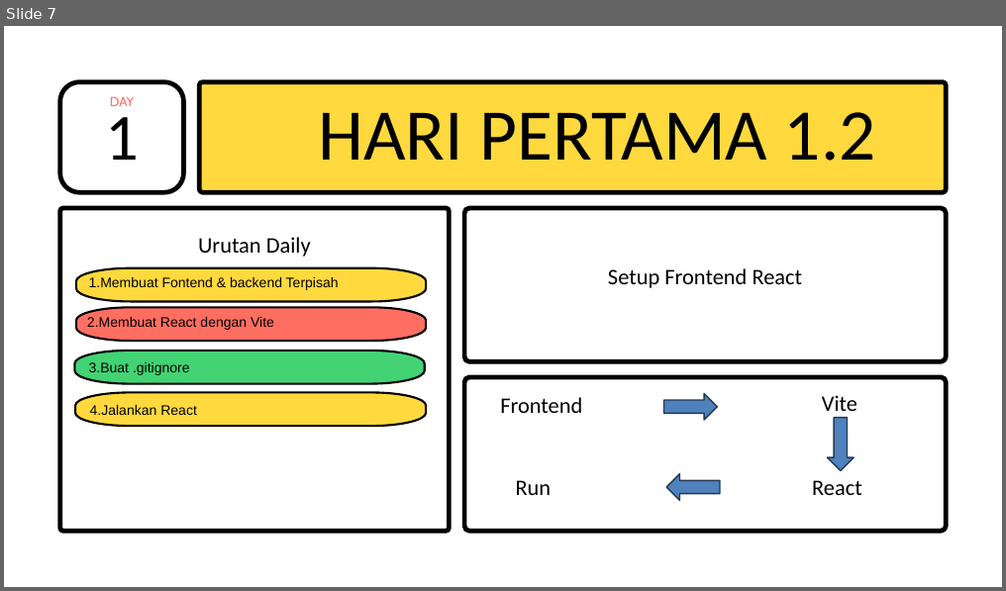
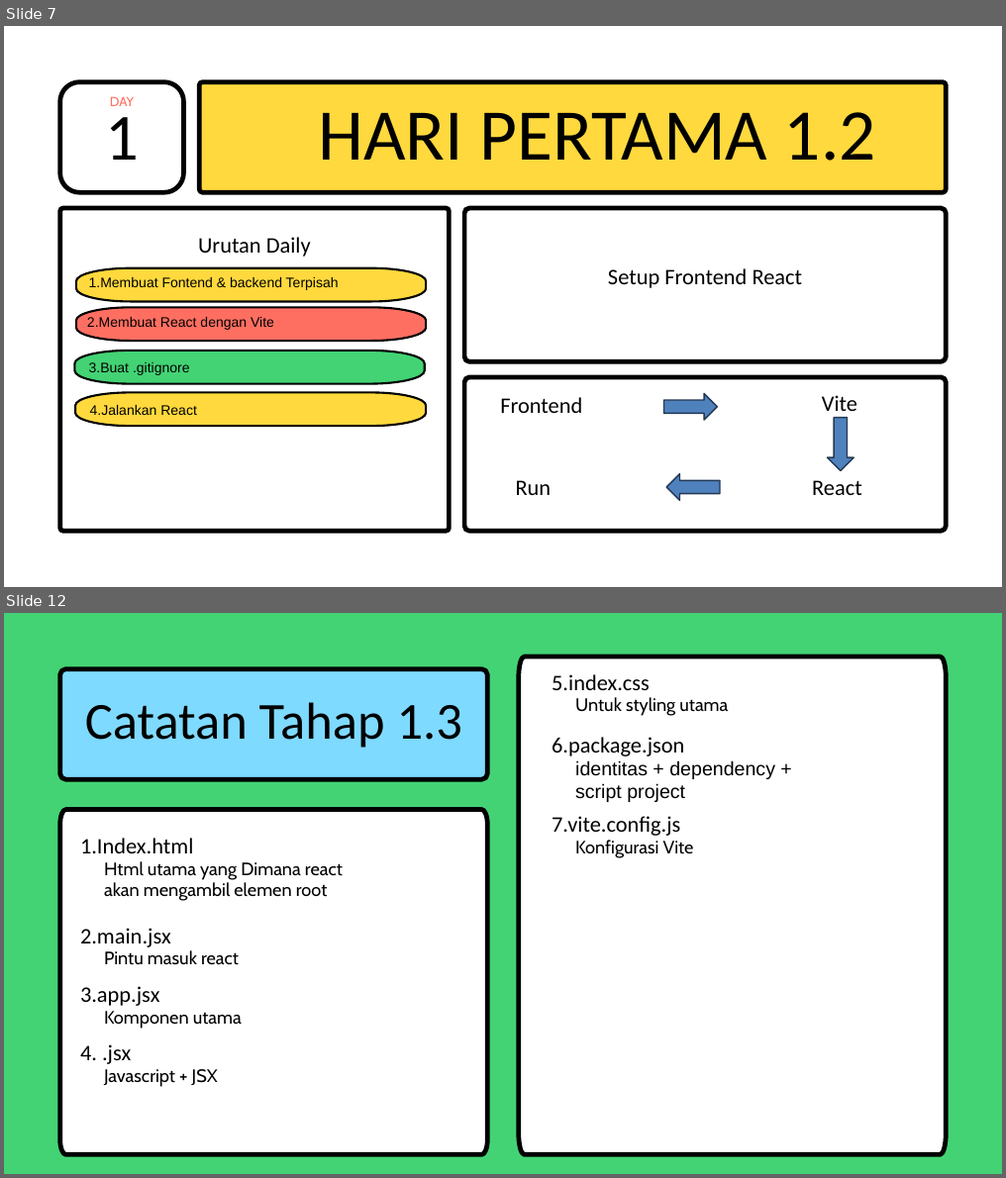
Before and after one commit to MuhammadRamdani121/Fullstack-30Hari, a slide deck: Rangkuman Cepat.pptx. Shown one above the other, each under a label of ours: slide 7 before the commit, slides 7 and 12 after it; the slides between them are not shown. The pictures are 1006x591 and 1006x1178 pixels, drawn with LibreOffice and Linux fonts; fonts in the diff are those of the drawing. Boxes give left, top, right and bottom in pixels: in the first picture for what was removed or moved away, otherwise in the second. Text is boxed around its words. In the diff, an @@ line names an element or a change of style, - is before the commit and + after.

```diff
--- a/Rangkuman Cepat.pptx
+++ b/Rangkuman Cepat.pptx
@@ slide 12 added at [4, 613, 1002, 1174], background #43D374 @@
@@ freeform shape added at [59, 668, 487, 779], fill #7FDAFF, outline #000000 6.75 pt @@
@@ freeform shape added at [519, 657, 945, 1155], fill #FFFFFF, outline #000000 6.75 pt @@
@@ text added at [551, 674, 649, 690], 32 pt, text #000000 @@
+5.index.css
@@ text added at [575, 697, 728, 716], 26 pt, text #000000 @@
+  Untuk styling utama
@@ text added at [85, 702, 462, 748], 75 pt, text #000000 @@
+Catatan Tahap 1.3
@@ text added at [551, 737, 684, 757], 32 pt, text #000000 @@
+6.package.json
@@ text added at [575, 761, 775, 802], 28 pt, text #000000 @@
+  identitas + dependency + script project
@@ freeform shape added at [59, 810, 487, 1155], fill #FFFFFF, outline #000000 6.75 pt @@
@@ text added at [551, 816, 680, 836], 32 pt, text #000000 @@
+7.vite.config.js
@@ text added at [80, 838, 193, 854], 32 pt, text #000000 @@
+1.Index.html
@@ text added at [575, 840, 694, 859], 26 pt, text #000000 @@
+  Konfigurasi Vite
@@ text added at [104, 861, 343, 901], 26 pt, text #000000 @@
+  Html utama yang Dimana react akan mengambil elemen root
@@ text added at [80, 928, 171, 948], 32 pt, text #000000 @@
+2.main.jsx
@@ text added at [104, 951, 239, 965], 26 pt, text #000000 @@
+  Pintu masuk react
@@ text added at [80, 986, 159, 1006], 32 pt, text #000000 @@
+3.app.jsx
@@ text added at [104, 1011, 242, 1029], 26 pt, text #000000 @@
+  Komponen utama
@@ text added at [80, 1045, 131, 1064], 32 pt, text #000000 @@
+4. .jsx
@@ text added at [104, 1069, 218, 1087], 26 pt, text #000000 @@
+  Javascript + JSX
```
Also in this commit, not shown: 5 slides changed, 4 other slides added, 13 slides removed.
